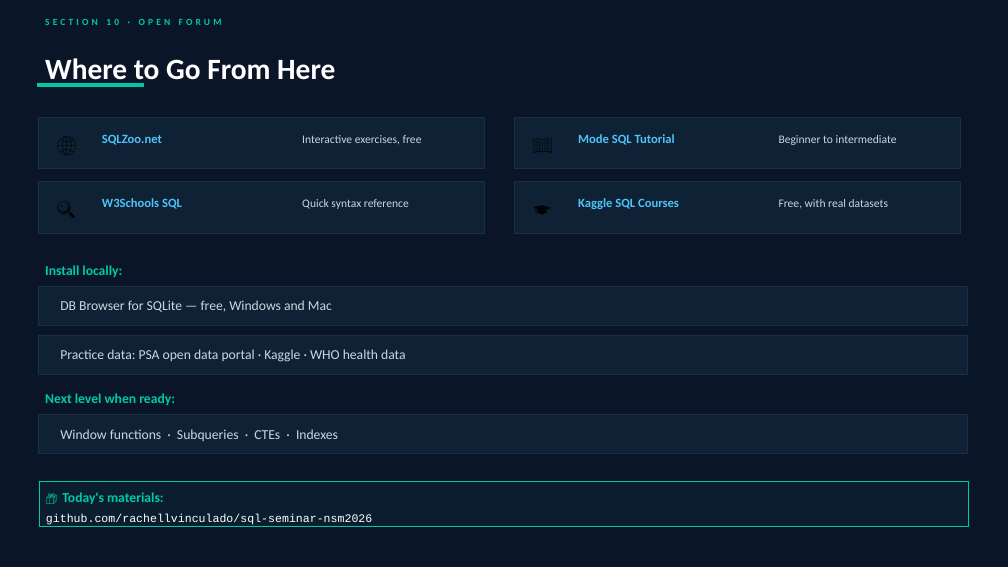
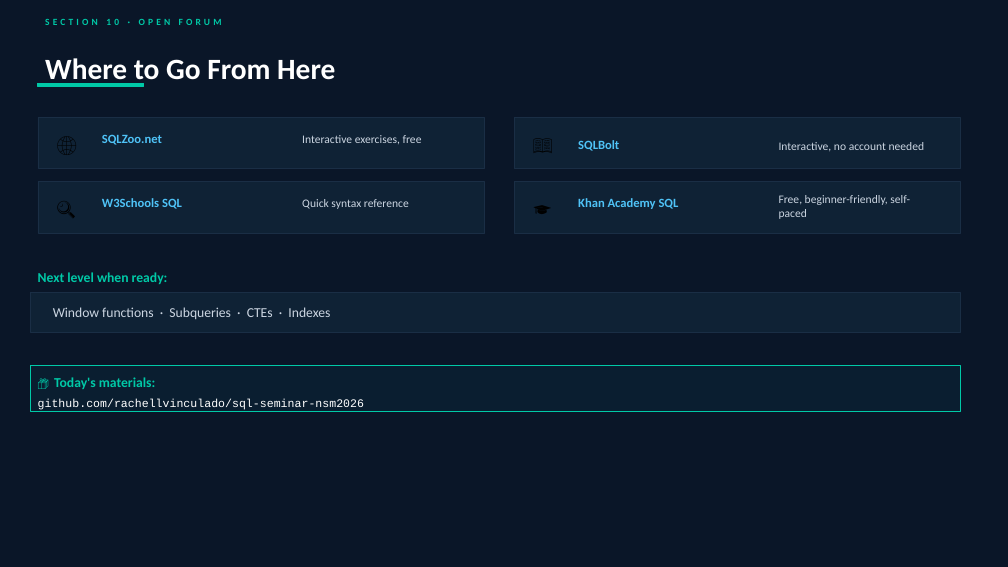
Before and after one commit to rachellvinculado/sql-seminar-nsm2026, a slide deck: slide 34 of SQL_Seminar_Deck_102026.pptx (slide 41 before the commit). Drawn at 1008x567 pixels with LibreOffice and Linux fonts; fonts in the diff are those of the drawing. Boxes give left, top, right and bottom in pixels: in the first picture for what was removed or moved away, otherwise in the second. Text is boxed around its words. In the diff, an @@ line names an element or a change of style, - is before the commit and + after.

```diff
--- a/SQL_Seminar_Deck_102026.pptx
+++ b/SQL_Seminar_Deck_102026.pptx
@@ text removed at (x1=578, y1=134, x2=675, y2=145) @@
-Mode SQL Tutorial
@@ text added at (x1=578, y1=140, x2=619, y2=151), 12 pt, text #4FC3F7, bold @@
+SQLBolt
@@ text removed at (x1=779, y1=135, x2=897, y2=145) @@
-Beginner to intermediate
@@ text added at (x1=779, y1=142, x2=924, y2=151), 11 pt, text #CBD5E1 @@
+Interactive, no account needed
@@ text at (x1=578, y1=198, x2=679, y2=209): text changed @@
-Kaggle SQL Courses
+Khan Academy SQL
@@ text at (x1=779, y1=195, x2=910, y2=219): text changed @@
-Free, with real datasets
+Free, beginner-friendly, self-paced
@@ text removed at (x1=45, y1=265, x2=122, y2=277) @@
-Install locally:
@@ 2 texts, 1 rectangle moved together from (x1=38, y1=393, x2=968, y2=454) to (x1=30, y1=272, x2=960, y2=332) @@
@@ rectangle removed at (x1=38, y1=286, x2=968, y2=325) @@
@@ text removed at (x1=60, y1=300, x2=332, y2=312) @@
-DB Browser for SQLite — free, Windows and Mac
@@ rectangle removed at (x1=38, y1=335, x2=968, y2=374) @@
@@ text removed at (x1=60, y1=349, x2=405, y2=362) @@
-Practice data: PSA open data portal · Kaggle · WHO health data
@@ 2 texts, 1 rectangle moved together from (x1=39, y1=481, x2=969, y2=526) to (x1=31, y1=366, x2=961, y2=411) @@
```
Also in this commit, not shown: 17 other slides changed, 7 slides removed, 1 other file.
